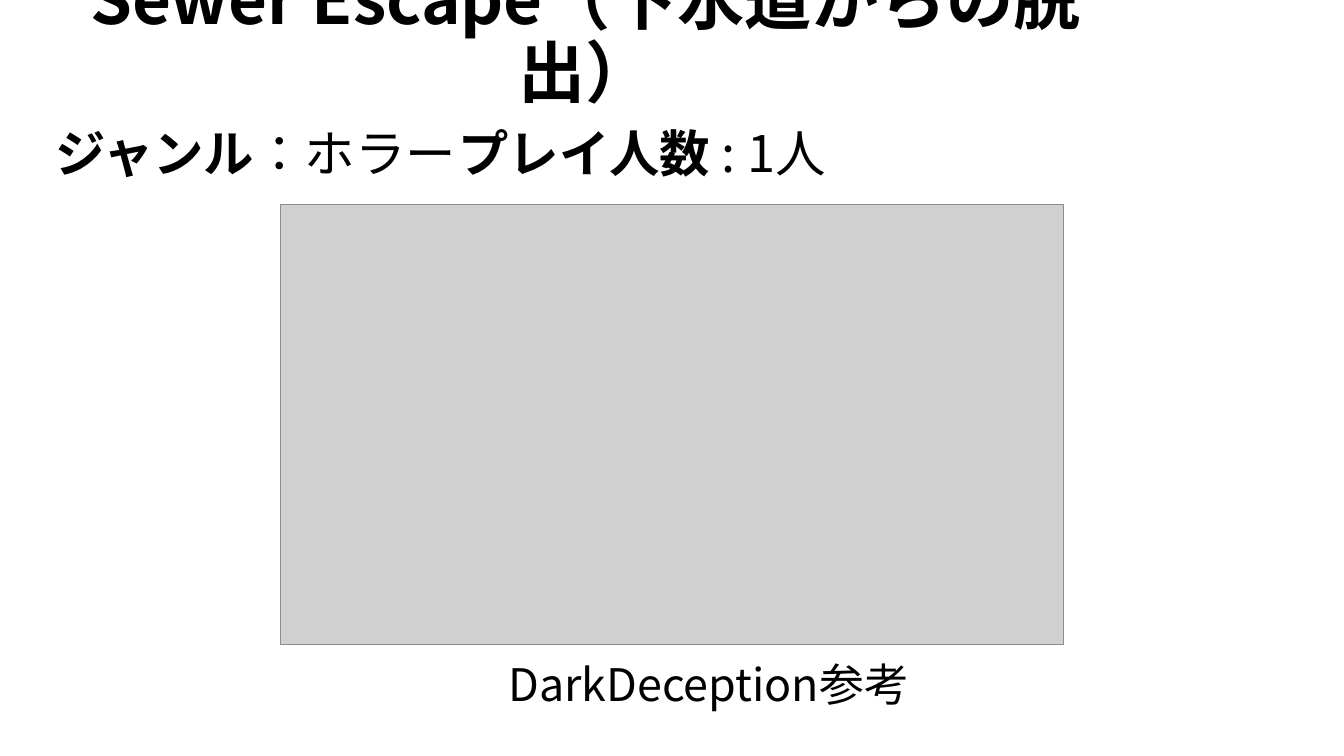
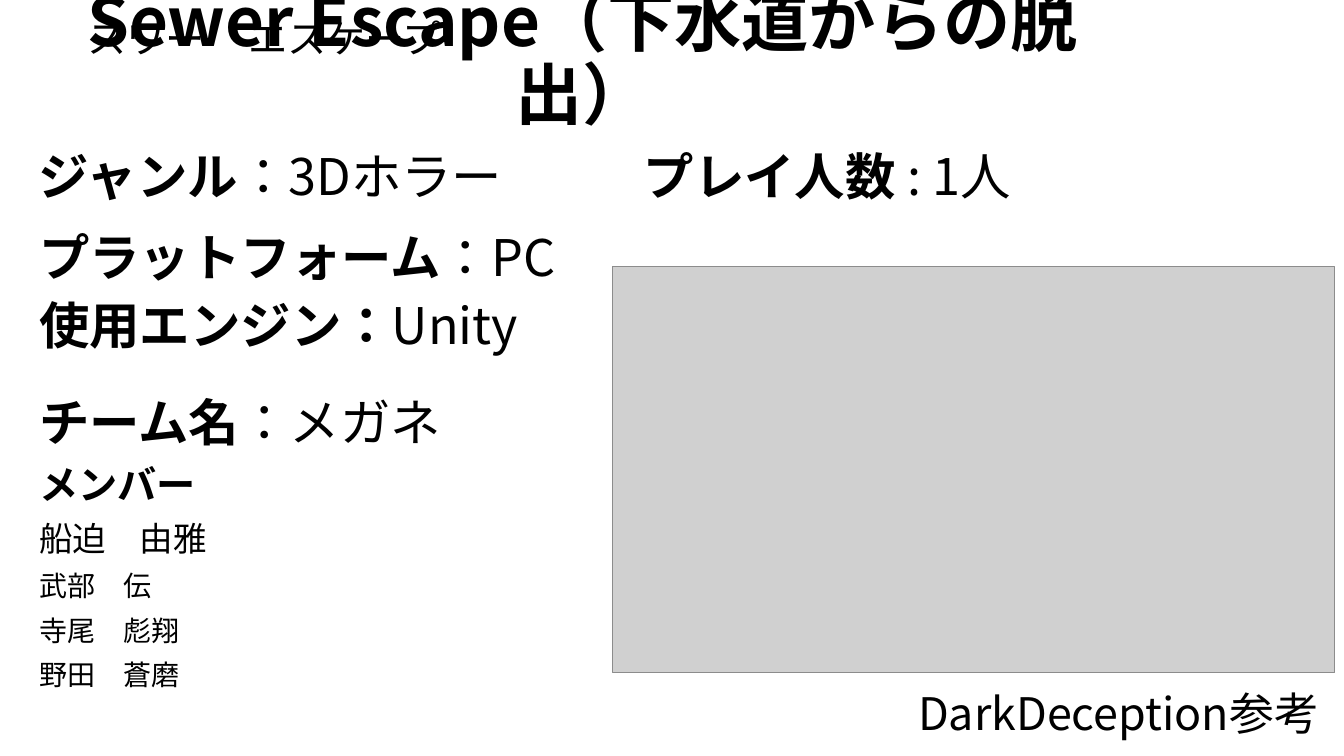
Before and after one commit to FunasakoYuga/GlassesGame, a slide deck: slide 1 of SewerEscape企画書.pptx. Drawn at 1344x756 pixels with LibreOffice and Linux fonts; fonts in the diff are those of the drawing; grey boxes stand for pictures. Boxes give left, top, right and bottom in pixels: in the first picture for what was removed or moved away, otherwise in the second. Text is boxed around its words. In the diff, an @@ line names an element or a change of style, - is before the commit and + after.

```diff
--- a/SewerEscape企画書.pptx
+++ b/SewerEscape企画書.pptx
@@ title "Sewer Escape（下水道からの脱出）" rewrapped from (x1=90, y1=0, x2=1081, y2=104) to (x1=87, y1=0, x2=1078, y2=126) @@
@@ text added at (x1=87, y1=13, x2=442, y2=55), 28 pt, text #000000 @@
+スワー エスケープ
@@ text at (x1=39, y1=152, x2=1011, y2=200): text changed @@
-ジャンル：ホラー プレイ人数 : 1人
+ジャンル：3Dホラー プレイ人数 : 1人
@@ subtitle added at (x1=39, y1=233, x2=555, y2=356), 36 pt, text #000000, bold @@
+プラットフォーム：PC
+使用エンジン：Unity
@@ picture resized from (x1=280, y1=205, x2=1064, y2=645) to (x1=613, y1=267, x2=1335, y2=674) @@
@@ text added at (x1=39, y1=398, x2=441, y2=688), 20 pt, text #000000 @@
+チーム名：メガネ
+メンバー
+船迫 由雅
+武部 伝
+寺尾 彪翔
+野田 蒼磨
@@ text "DarkDeception参考" moved from (x1=508, y1=663, x2=909, y2=712) to (x1=918, y1=692, x2=1319, y2=741) @@
```
Also in this commit, not shown: 3 slides added, 1 slide removed.
